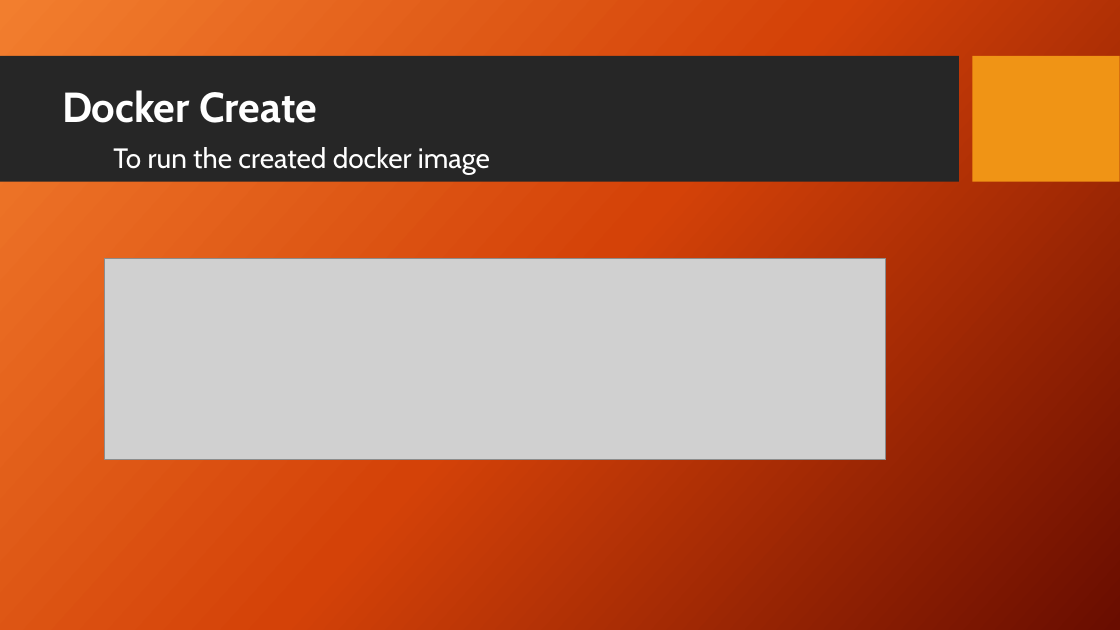
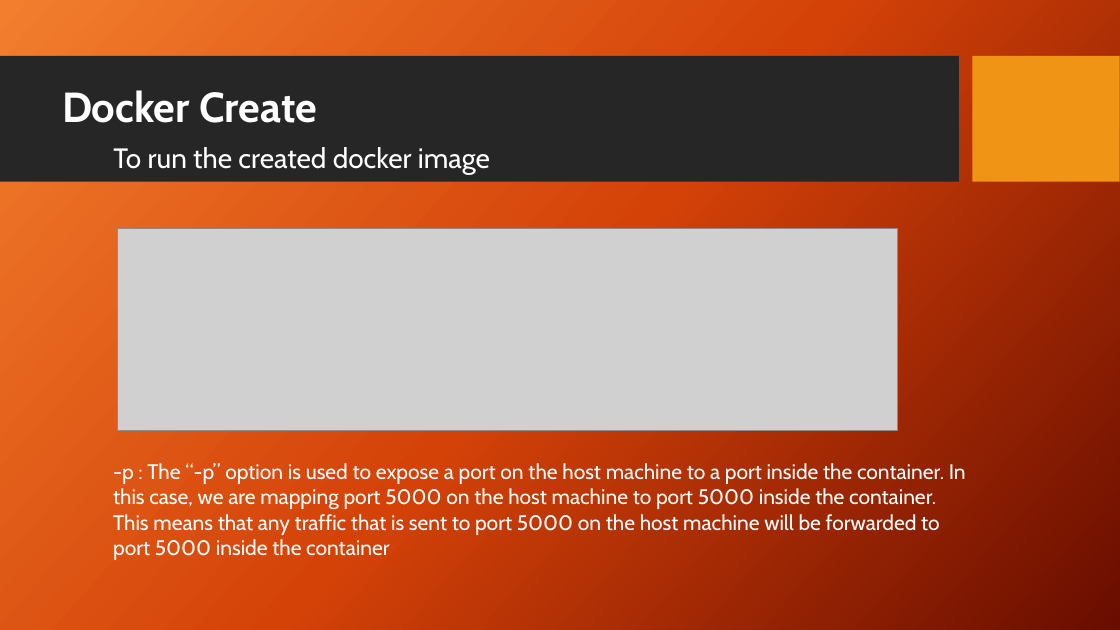
Before and after one commit to Vi46/Docker-Docment, a slide deck: slide 12 of DockerIzation Documentation.pptx (slide 10 before the commit). Drawn at 1120x630 pixels with LibreOffice and Linux fonts; fonts in the diff are those of the drawing; grey boxes stand for pictures; background and template pictures are left out. Boxes give left, top, right and bottom in pixels: in the first picture for what was removed or moved away, otherwise in the second. Text is boxed around its words. In the diff, an @@ line names an element or a change of style, - is before the commit and + after.

```diff
--- a/DockerIzation Documentation.pptx
+++ b/DockerIzation Documentation.pptx
@@ picture moved from (x1=105, y1=259, x2=886, y2=460) to (x1=118, y1=229, x2=898, y2=430) @@
@@ text added at (x1=113, y1=463, x2=966, y2=560), 18 pt, text #FFFFFF @@
+-p : The “-p” option is used to expose a port on the host machine to a port inside the container. In this case, we are mapping port 5000 on the host machine to port 5000 inside the container. This means that any traffic that is sent to port 5000 on the host machine will be forwarded to port 5000 inside the container
```
Also in this commit, not shown: 4 other slides changed, 2 slides added.
